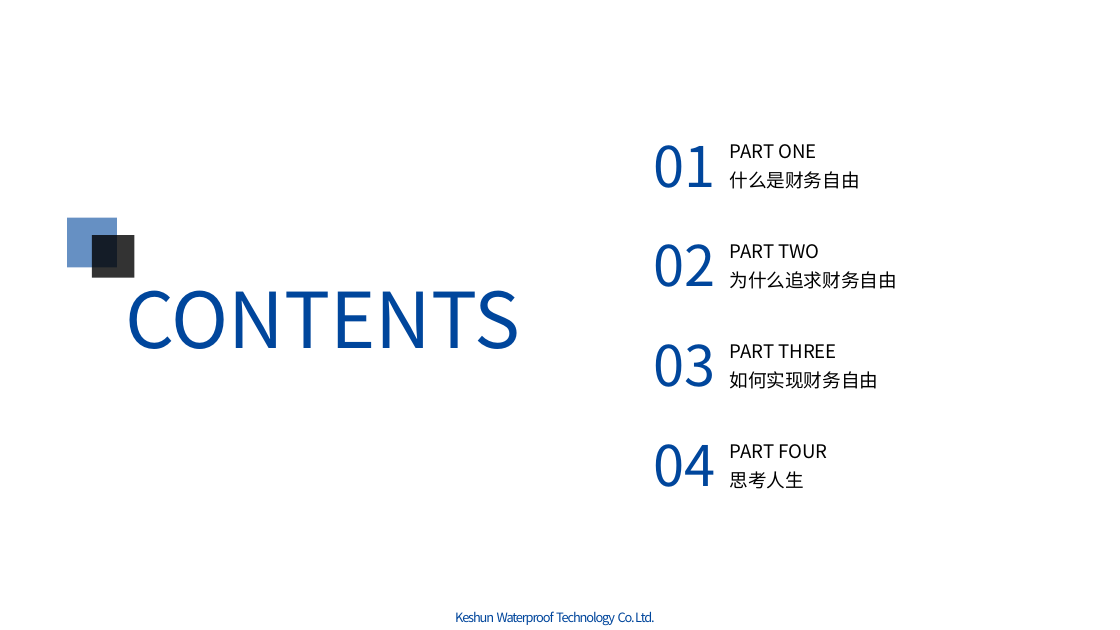
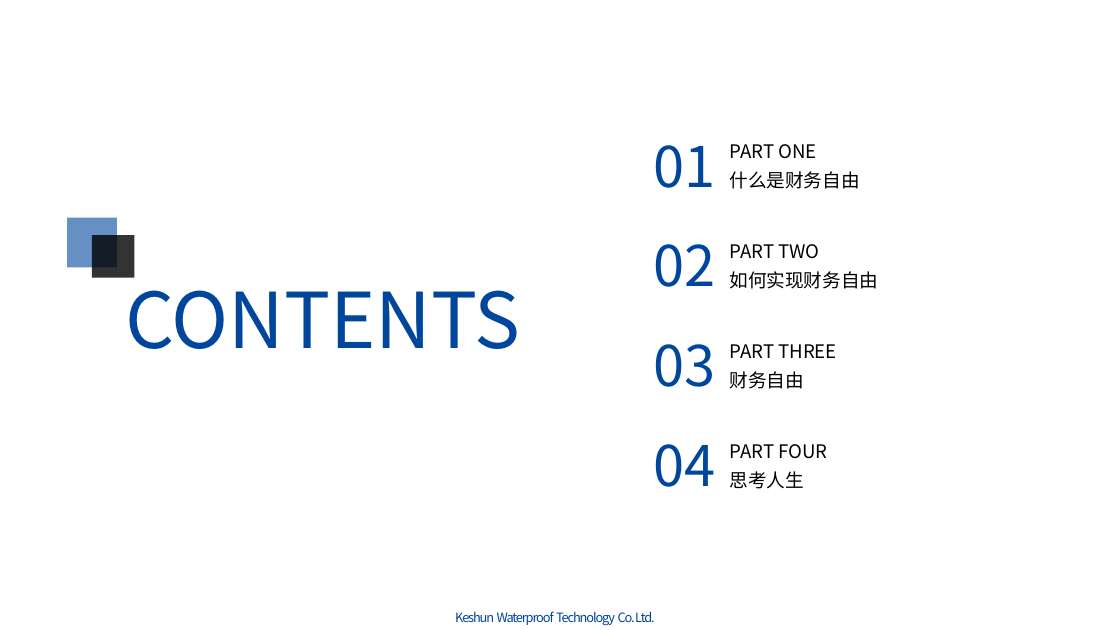
Before and after one commit to Jack-liangqihua/ABAP_CODER, a slide deck: slide 3 of 专题研究/晨会主题/201904财务自由.pptx. Drawn at 1120x630 pixels with LibreOffice and Linux fonts; fonts in the diff are those of the drawing; background and template pictures are left out. Boxes give left, top, right and bottom in pixels: in the first picture for what was removed or moved away, otherwise in the second. Text is boxed around its words. In the diff, an @@ line names an element or a change of style, - is before the commit and + after.

```diff
--- a/专题研究/晨会主题/201904财务自由.pptx
+++ b/专题研究/晨会主题/201904财务自由.pptx
@@ text at (730, 271, 879, 289): text changed @@
-为什么追求财务自由
+如何实现财务自由
@@ text at (730, 371, 804, 389): text changed @@
-如何实现财务自由
+财务自由
```
Also in this commit, not shown: 6 other slides changed, 1 slide added, 6 slides removed.
